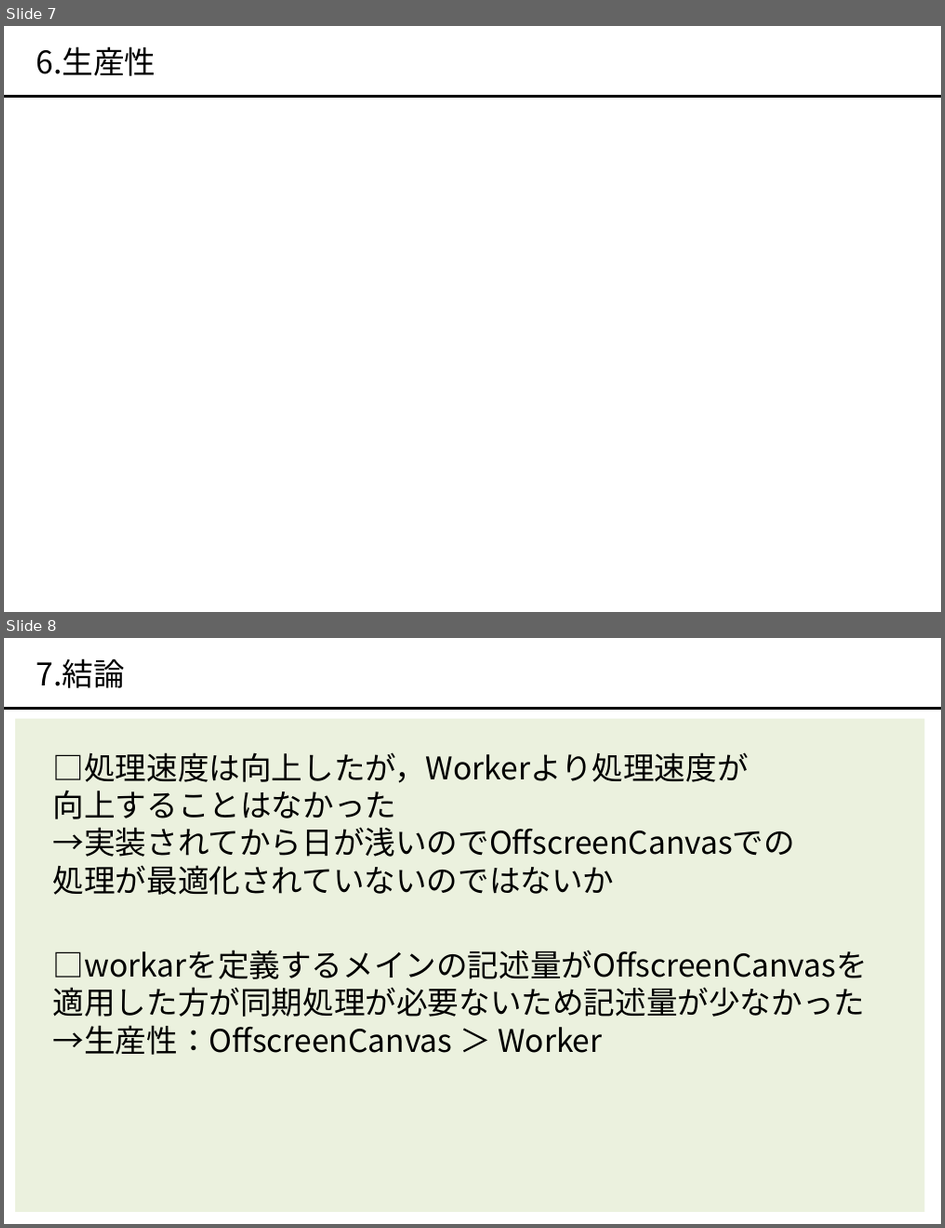
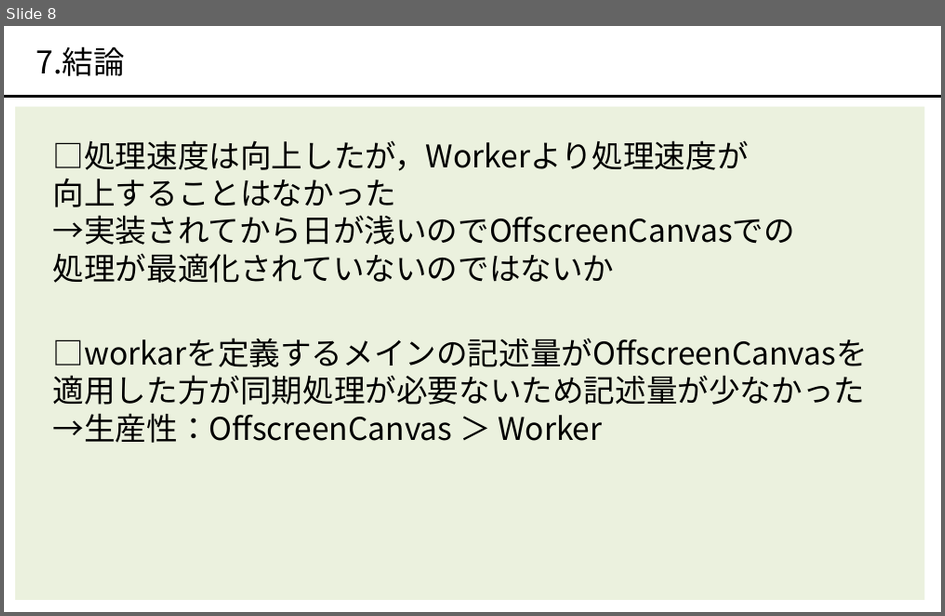
Before and after one commit to okmtaoo/-, a slide deck: presentation/出す.pptx. Shown one above the other, each under a label of ours: slides 7 and 8 before the commit, slide 8 after it. The pictures are 945x1228 and 945x616 pixels, drawn with LibreOffice and Linux fonts; fonts in the diff are those of the drawing. Boxes give left, top, right and bottom in pixels: in the first picture for what was removed or moved away, otherwise in the second. Text is boxed around its words. In the diff, an @@ line names an element or a change of style, - is before the commit and + after.

```diff
--- a/presentation/出す.pptx
+++ b/presentation/出す.pptx
@@ slide 7 removed at <box>4,26,941,612</box>, background #FFFFFF @@
@@ text removed at <box>37,46,157,76</box> @@
-6.生産性
@@ line removed from (4, 97) to (941, 97) @@
```
Also in this commit, not shown: 6 slides changed, 1 slide added, 2 other files.
